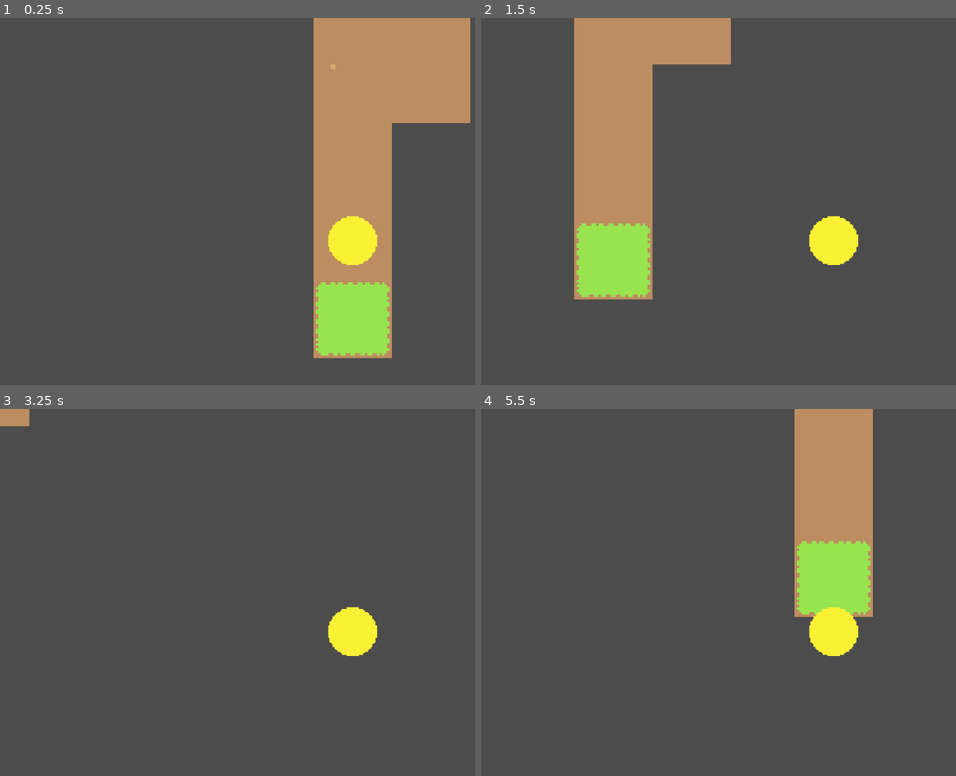
Above: before the commit, frames 1-4 (two rows, left to right).
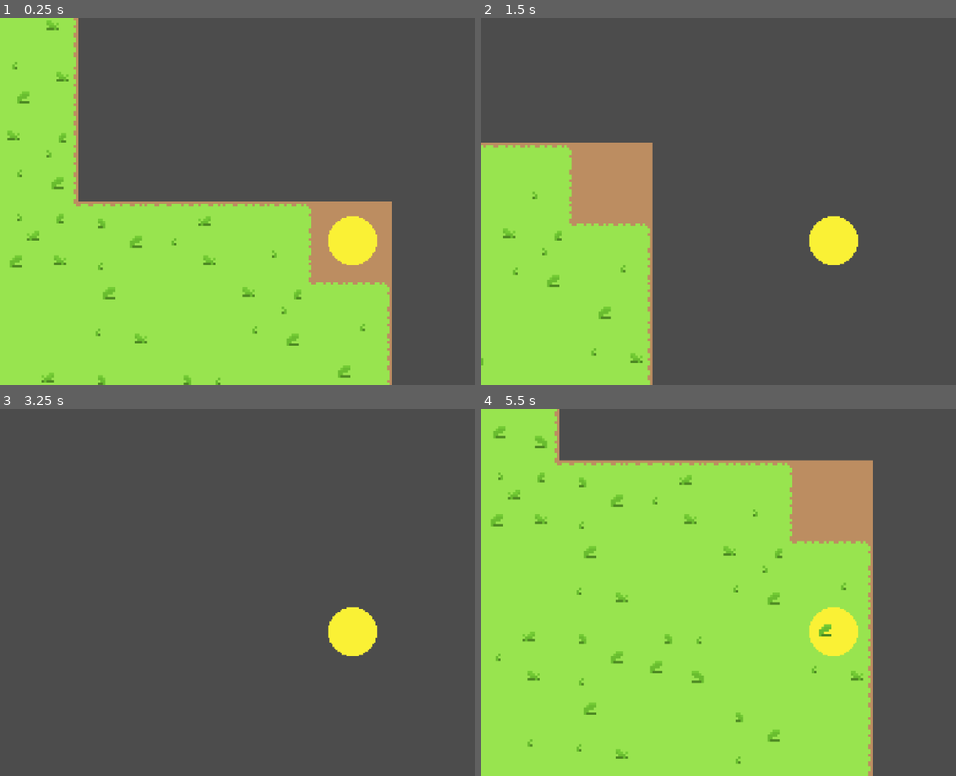
Above: after the commit, the same moments.

Repository: SkyMudder/Game
Game: Godot game, scene res://Main.tscn
Two runs of this game, one before a commit and one after it. Both use one fixed random seed, a clock stepped at 60 frames per second and the inputs below.
Inputs:
- Up to frame 1 (0.25 s): no input
- Up to frame 2 (1.5 s): tap Enter at 0.5 s; hold Right (ui_right) 0.53-1.28 s; hold Down (ui_down) from 1.28 s (still down)
- Up to frame 3 (3.25 s): release Down (ui_down) at 2.03 s; hold Right (ui_right) 2.03-2.78 s; hold Up (ui_up) from 2.78 s (still down)
- Up to frame 4 (5.5 s): release Up (ui_up) at 3.53 s; hold Left (ui_left) 3.53-5.03 s; hold Down (ui_down) from 5.03 s (still down)

The runs differ from the first frame. In frame 1, 56% of the frame differs, in the area x 0-100%, y 0-100%; in frame 2, 25%; in frame 3, 0.3%; in frame 4, 68%, in the area x 0-83%, y 0-100%.
Error before the commit: Attempt to call function 'set_cell' in base 'null instance' on a null instance. (res://Scripts/TileMap.gd:103)
Error after the commit: Invalid call. Nonexistent function 'size' in base 'TileMap (TileMap.gd)'. (res://Scripts/TileMap.gd:92)

Commit message:
Made Spawnrates use 1000 as a base value instead of 100. The Variables are now private

Diff:
--- a/Autoload/SpawnRates.gd
+++ b/Autoload/SpawnRates.gd
@@ -2,8 +2,26 @@
 
 """Percentage of Spawnrates"""
 
+const __percentage : int = 1000	# 100%
+
+"""Getters"""
+
+func getPercentage():
+	return __percentage
+
 """World"""
 
-const grass : int = 20
-const rock : int = 5
-const tree : int = 10
+const __grass : int = 200
+const __rock : int = 50
+const __tree : int = 100
+
+"""Getters"""
+
+func getGrass():
+	return __grass
+
+func getRock():
+	return __rock
+
+func getTree():
+	return __tree
--- a/Main.tscn
+++ b/Main.tscn
@@ -393,7 +393,7 @@
 position = Vector2( 16, 16 )
 shape = SubResource( 3 )
 
-[node name="Nature" type="TileMap" parent="KinematicBody2D"]
+[node name="Nature" type="TileMap" parent="."]
 tile_set = SubResource( 4 )
 cell_size = Vector2( 32, 32 )
 format = 1
--- a/Scripts/TileMap.gd
+++ b/Scripts/TileMap.gd
@@ -89,7 +89,7 @@
 		for y in range(size):
 			var noise2D = noise.get_noise_2d(x + root.x * size, y + root.y * size) + 1
 			if noise2D < 1:
-				var rand = rng.randi_range(0, 50)
+				var rand = rng.randi_range(0, tileMapDirt.size())
 				if rand < 10:
 					tileMapDirt.set_cell(x + root.x * size, y + root.y * size, rand / 2)
 				else:
